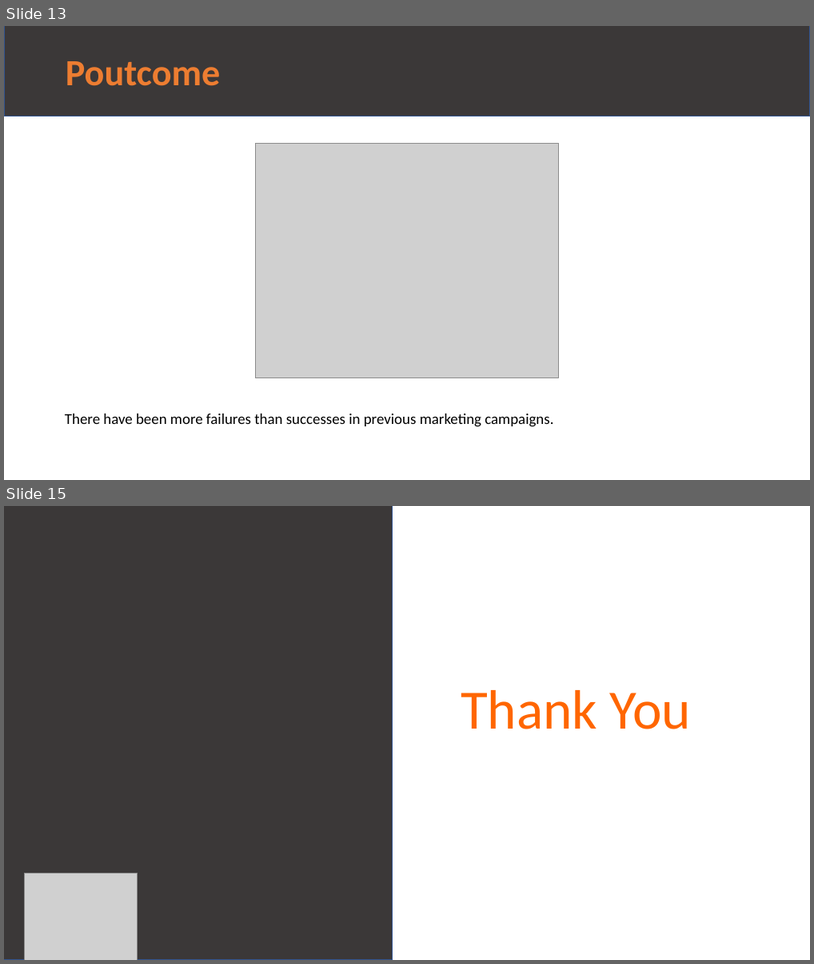
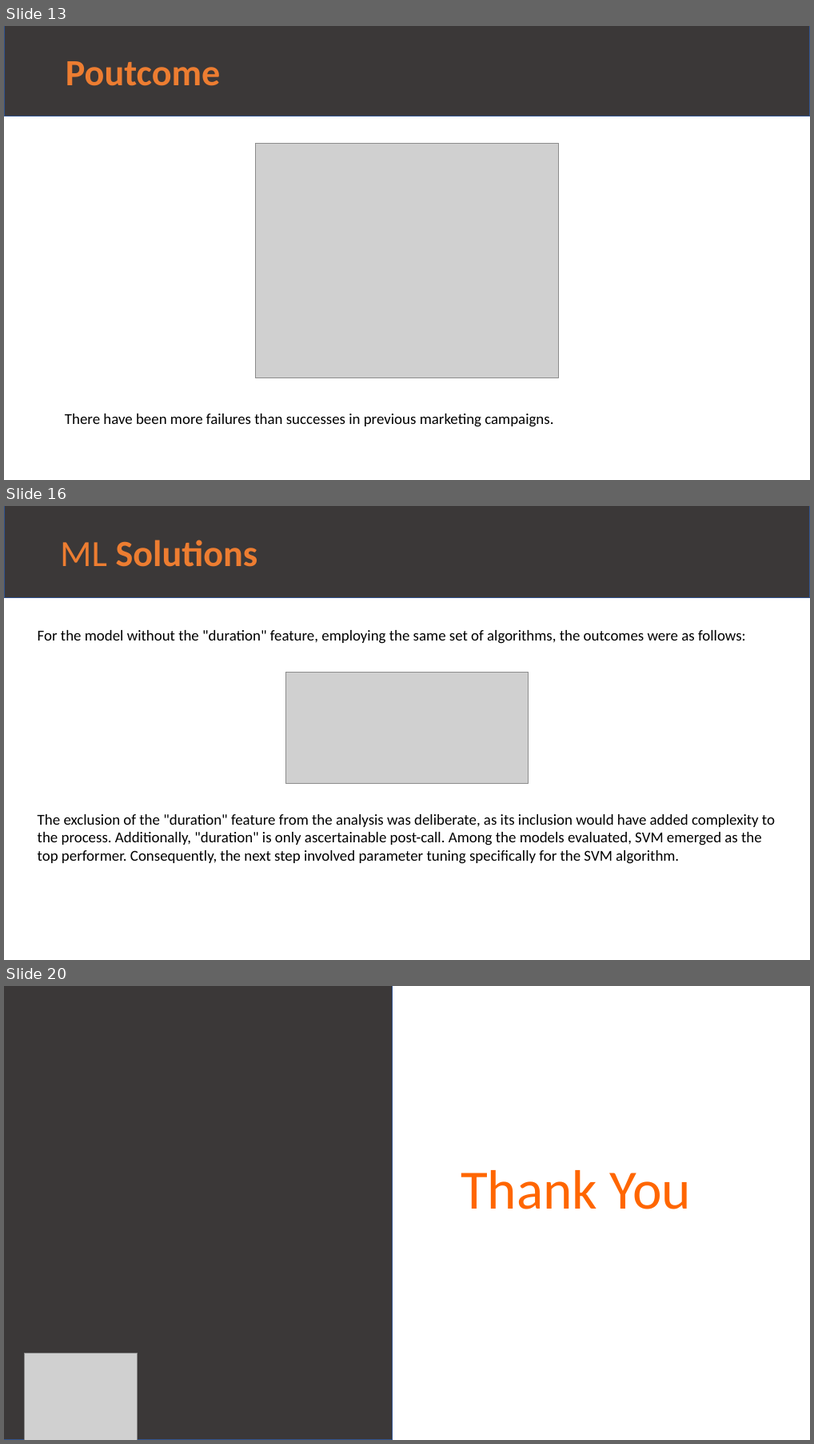
Before and after one commit to MuhammadNurilHuda/Bank-Marketing-Campaign, a slide deck: Bank Marketing Campaign - Final.pptx. Shown one above the other, each under a label of ours: slides 13 and 15 before the commit, slides 13, 16 and 20 after it; the slides between them are not shown. The pictures are 814x964 and 814x1444 pixels, drawn with LibreOffice and Linux fonts; fonts in the diff are those of the drawing; grey boxes stand for pictures. Boxes give left, top, right and bottom in pixels: in the first picture for what was removed or moved away, otherwise in the second. Text is boxed around its words. In the diff, an @@ line names an element or a change of style, - is before the commit and + after.

```diff
--- a/Bank Marketing Campaign - Final.pptx
+++ b/Bank Marketing Campaign - Final.pptx
@@ slide 16 added at bbox=[4, 506, 810, 960], background #FFFFFF @@
@@ rectangle added at bbox=[4, 506, 810, 597], fill #3B3838, outline #325491 1 pt, 44 pt, text #ED7D31, bold @@
+ML Solutions
@@ text added at bbox=[38, 630, 746, 644], 18 pt, text #000000 @@
+For the model without the "duration" feature, employing the same set of algorithms, the outcomes were as follows:
@@ picture added at bbox=[286, 672, 529, 784] @@
@@ text added at bbox=[38, 814, 775, 864], 18 pt, text #000000 @@
+The exclusion of the "duration" feature from the analysis was deliberate, as its inclusion would have added complexity to the process. Additionally, "duration" is only ascertainable post-call. Among the models evaluated, SVM emerged as the top performer. Consequently, the next step involved parameter tuning specifically for the SVM algorithm.
@@ what was slide 15 is now slide 20 @@
```
Also in this commit, not shown: 1 slide changed, 5 other slides added, 1 slide removed, 6 other files.
